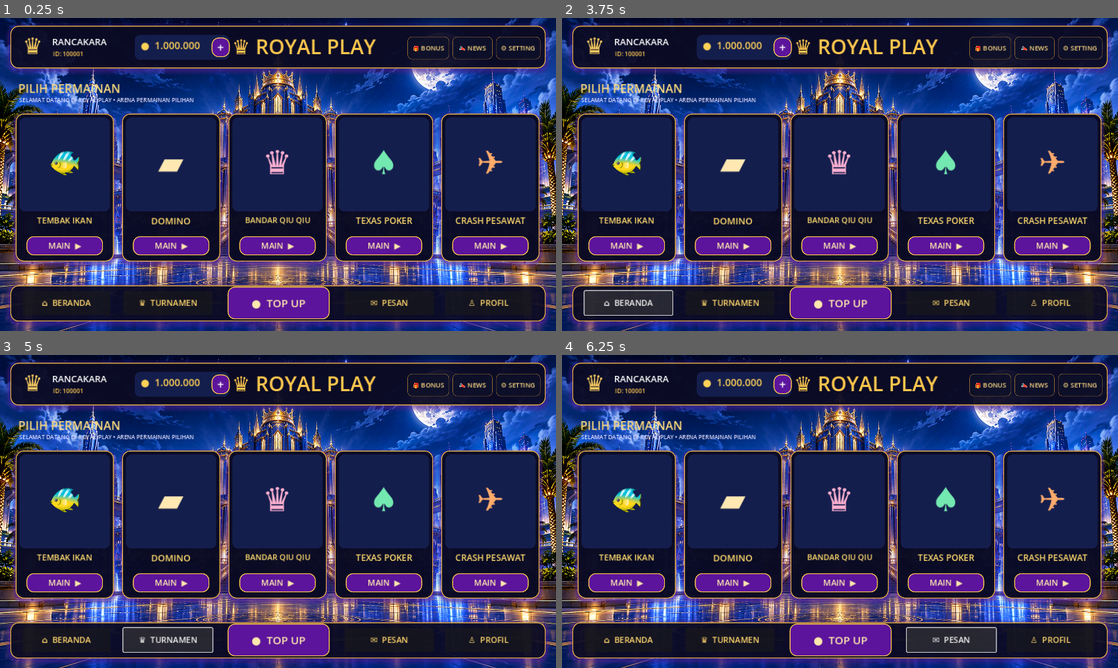
Above: before the commit, frames 1-4 (two rows, left to right).
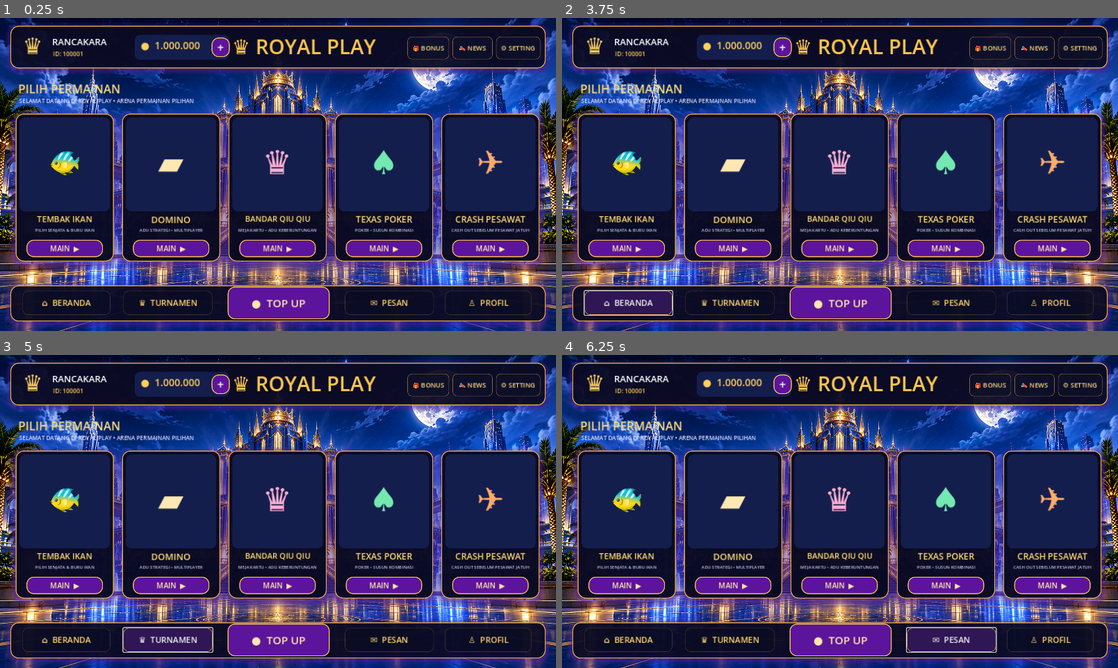
Above: after the commit, the same moments.

Repository: RancakaraGames/Gta-clone
Game: Godot game, scene res://scenes/Lobby.tscn
Same seed, same stepped clock (60 frames per second), same inputs: the game is played once before the commit and once after it.
Inputs:
- Up to frame 1 (0.25 s): no input
- Up to frame 2 (3.75 s): click "+" at 0.5 s; click "🎁 BONUS" at 1.25 s; click "📣 NEWS" at 2 s; click "MAIN ▶" at 2.75 s; click "⌂ BERANDA" at 3.5 s
- Up to frame 3 (5 s): click "♛ TURNAMEN" at 4.25 s
- Up to frame 4 (6.25 s): click "● TOP UP" at 5 s; click "✉ PESAN" at 5.75 s

The runs differ from the first frame. In frame 1, 5.4% of the frame differs, in the area x 1-99%, y 21-95%; in frame 2, 6.5%; in frame 3, 6.5%; in frame 4, 6.5%.

Commit message:
Polish lobby cards and navigation styling

Diff:
--- a/scenes/Lobby.tscn
+++ b/scenes/Lobby.tscn
@@ -29,8 +29,8 @@
 corner_radius_bottom_right = 18
 corner_radius_bottom_left = 18
 shadow_color = Color(0.30, 0.12, 0.60, 0.65)
-shadow_size = 10
-shadow_offset = Vector2(0, 5)
+shadow_size = 16
+shadow_offset = Vector2(0, 6)
 
 [sub_resource type="StyleBoxFlat" id="StyleBox_button"]
 bg_color = Color(0.36, 0.08, 0.61, 1)
@@ -88,6 +88,31 @@
 corner_radius_bottom_right = 10
 corner_radius_bottom_left = 10
 
+
+[sub_resource type="StyleBoxFlat" id="StyleBox_nav"]
+bg_color = Color(0.035, 0.045, 0.13, 0.55)
+border_width_left = 1
+border_width_top = 1
+border_width_right = 1
+border_width_bottom = 1
+border_color = Color(0.55, 0.39, 0.18, 0.45)
+corner_radius_top_left = 12
+corner_radius_top_right = 12
+corner_radius_bottom_right = 12
+corner_radius_bottom_left = 12
+
+[sub_resource type="StyleBoxFlat" id="StyleBox_nav_hover"]
+bg_color = Color(0.19, 0.09, 0.34, 0.96)
+border_width_left = 1
+border_width_top = 1
+border_width_right = 1
+border_width_bottom = 1
+border_color = Color(1, 0.78, 0.32, 0.95)
+corner_radius_top_left = 12
+corner_radius_top_right = 12
+corner_radius_bottom_right = 12
+corner_radius_bottom_left = 12
+
 [node name="Lobby" type="Control"]
 layout_mode = 3
 anchors_preset = 15
@@ -216,18 +241,18 @@
 
 [node name="SectionTitle" type="Label" parent="."]
 offset_left = 42.0
-offset_top = 142.0
+offset_top = 143.0
 offset_right = 600.0
-offset_bottom = 182.0
+offset_bottom = 180.0
 theme_override_colors/font_color = Color(1, 0.86, 0.48, 1)
 theme_override_font_sizes/font_size = 27
 text = "PILIH PERMAINAN"
 
 [node name="SectionSubtitle" type="Label" parent="."]
 offset_left = 44.0
-offset_top = 179.0
+offset_top = 181.0
 offset_right = 800.0
-offset_bottom = 204.0
+offset_bottom = 202.0
 theme_override_colors/font_color = Color(0.91, 0.88, 1, 1)
 theme_override_font_sizes/font_size = 13
 text = "SELAMAT DATANG DI ROYAL PLAY • ARENA PERMAINAN PILIHAN"
@@ -265,21 +290,30 @@
 
 [node name="Title" type="Label" parent="GameContainer/FishingCard"]
 offset_left = 10.0
-offset_top = 232.0
+offset_top = 229.0
 offset_right = 216.0
-offset_bottom = 267.0
+offset_bottom =  258.0
 theme_override_colors/font_color = Color(1, 0.86, 0.43, 1)
 theme_override_font_sizes/font_size = 19
 text = "TEMBAK IKAN"
 horizontal_alignment = 1
 
+[node name="Subtitle" type="Label" parent="GameContainer/FishingCard"]
+offset_left = 8.0
+offset_top = 260.0
+offset_right = 218.0
+offset_bottom = 282.0
+theme_override_colors/font_color = Color(0.76, 0.78, 0.90, 1)
+theme_override_font_sizes/font_size = 10
+text = "PILIH SENJATA & BURU IKAN"
+horizontal_alignment = 1
 [node name="PlayButton" type="Button" parent="GameContainer/FishingCard"]
 offset_left = 25.0
-offset_top = 282.0
+offset_top = 290.0
 offset_right = 201.0
-offset_bottom = 326.0
+offset_bottom = 330.0
 theme_override_colors/font_color = Color(1, 0.91, 0.68, 1)
-theme_override_font_sizes/font_size = 19
+theme_override_font_sizes/font_size = 17
 theme_override_styles/normal = SubResource("StyleBox_button")
 theme_override_styles/hover = SubResource("StyleBox_button_hover")
 theme_override_styles/pressed = SubResource("StyleBox_button")
@@ -312,21 +346,30 @@
 
 [node name="Title" type="Label" parent="GameContainer/DominoCard"]
 offset_left = 10.0
-offset_top = 232.0
+offset_top = 229.0
 offset_right = 216.0
-offset_bottom = 267.0
+offset_bottom =  258.0
 theme_override_colors/font_color = Color(1, 0.86, 0.43, 1)
 theme_override_font_sizes/font_size = 21
 text = "DOMINO"
 horizontal_alignment = 1
 
+[node name="Subtitle" type="Label" parent="GameContainer/DominoCard"]
+offset_left = 8.0
+offset_top = 260.0
+offset_right = 218.0
+offset_bottom = 282.0
+theme_override_colors/font_color = Color(0.76, 0.78, 0.90, 1)
+theme_override_font_sizes/font_size = 10
+text = "ADU STRATEGI • MULTIPLAYER"
+horizontal_alignment = 1
 [node name="PlayButton" type="Button" parent="GameContainer/DominoCard"]
 offset_left = 25.0
-offset_top = 282.0
+offset_top = 290.0
 offset_right = 201.0
-offset_bottom = 326.0
+offset_bottom = 330.0
 theme_override_colors/font_color = Color(1, 0.91, 0.68, 1)
-theme_override_font_sizes/font_size = 19
+theme_override_font_sizes/font_size = 17
 theme_override_styles/normal = SubResource("StyleBox_button")
 theme_override_styles/hover = SubResource("StyleBox_button_hover")
 text = "MAIN  ▶"
@@ -358,21 +401,30 @@
 
 [node name="Title" type="Label" parent="GameContainer/QiuQiuCard"]
 offset_left = 5.0
-offset_top = 232.0
+offset_top = 229.0
 offset_right = 221.0
-offset_bottom = 267.0
+offset_bottom =  258.0
 theme_override_colors/font_color = Color(1, 0.86, 0.43, 1)
 theme_override_font_sizes/font_size = 18
 text = "BANDAR QIU QIU"
 horizontal_alignment = 1
 
+[node name="Subtitle" type="Label" parent="GameContainer/QiuQiuCard"]
+offset_left = 8.0
+offset_top = 260.0
+offset_right = 218.0
+offset_bottom = 282.0
+theme_override_colors/font_color = Color(0.76, 0.78, 0.90, 1)
+theme_override_font_sizes/font_size = 10
+text = "MEJA KARTU • ADU KEBERUNTUNGAN"
+horizontal_alignment = 1
 [node name="PlayButton" type="Button" parent="GameContainer/QiuQiuCard"]
 offset_left = 25.0
-offset_top = 282.0
+offset_top = 290.0
 offset_right = 201.0
-offset_bottom = 326.0
+offset_bottom = 330.0
 theme_override_colors/font_color = Color(1, 0.91, 0.68, 1)
-theme_override_font_sizes/font_size = 19
+theme_override_font_sizes/font_size = 17
 theme_override_styles/normal = SubResource("StyleBox_button")
 theme_override_styles/hover = SubResource("StyleBox_button_hover")
 text = "MAIN  ▶"
@@ -404,21 +456,30 @@
 
 [node name="Title" type="Label" parent="GameContainer/TexasCard"]
 offset_left = 10.0
-offset_top = 232.0
+offset_top = 229.0
 offset_right = 216.0
-offset_bottom = 267.0
+offset_bottom =  258.0
 theme_override_colors/font_color = Color(1, 0.86, 0.43, 1)
 theme_override_font_sizes/font_size = 20
 text = "TEXAS POKER"
 horizontal_alignment = 1
 
+[node name="Subtitle" type="Label" parent="GameContainer/TexasCard"]
+offset_left = 8.0
+offset_top = 260.0
+offset_right = 218.0
+offset_bottom = 282.0
+theme_override_colors/font_color = Color(0.76, 0.78, 0.90, 1)
+theme_override_font_sizes/font_size = 10
+text = "POKER • SUSUN KOMBINASI"
+horizontal_alignment = 1
 [node name="PlayButton" type="Button" parent="GameContainer/TexasCard"]
 offset_left = 25.0
-offset_top = 282.0
+offset_top = 290.0
 offset_right = 201.0
-offset_bottom = 326.0
+offset_bottom = 330.0
 theme_override_colors/font_color = Color(1, 0.91, 0.68, 1)
-theme_override_font_sizes/font_size = 19
+theme_override_font_sizes/font_size = 17
 theme_override_styles/normal = SubResource("StyleBox_button")
 theme_override_styles/hover = SubResource("StyleBox_button_hover")
 text = "MAIN  ▶"
@@ -450,21 +511,30 @@
 
 [node name="Title" type="Label" parent="GameContainer/CrashCard"]
 offset_left = 10.0
-offset_top = 232.0
+offset_top = 229.0
 offset_right = 216.0
-offset_bottom = 267.0
+offset_bottom =  258.0
 theme_override_colors/font_color = Color(1, 0.86, 0.43, 1)
 theme_override_font_sizes/font_size = 20
 text = "CRASH PESAWAT"
 horizontal_alignment = 1
 
+[node name="Subtitle" type="Label" parent="GameContainer/CrashCard"]
+offset_left = 8.0
+offset_top = 260.0
+offset_right = 218.0
+offset_bottom = 282.0
+theme_override_colors/font_color = Color(0.76, 0.78, 0.90, 1)
+theme_override_font_sizes/font_size = 10
+text = "CASH OUT SEBELUM PESAWAT JATUH"
+horizontal_alignment = 1
 [node name="PlayButton" type="Button" parent="GameContainer/CrashCard"]
 offset_left = 25.0
-offset_top = 282.0
+offset_top = 290.0
 offset_right = 201.0
-offset_bottom = 326.0
+offset_bottom = 330.0
 theme_override_colors/font_color = Color(1, 0.91, 0.68, 1)
-theme_override_font_sizes/font_size = 19
+theme_override_font_sizes/font_size = 17
 theme_override_styles/normal = SubResource("StyleBox_button")
 theme_override_styles/hover = SubResource("StyleBox_button_hover")
 text = "MAIN  ▶"
@@ -485,6 +555,9 @@
 theme_override_font_sizes/font_size = 19
 text = "⌂  BERANDA"
 
+theme_override_styles/normal = SubResource("StyleBox_nav")
+theme_override_styles/hover = SubResource("StyleBox_nav_hover")
+theme_override_styles/pressed = SubResource("StyleBox_nav")
 [node name="TournamentButton" type="Button" parent="BottomNavigation"]
 offset_left = 260.0
 offset_top = 13.0
@@ -494,6 +567,9 @@
 theme_override_font_sizes/font_size = 19
 text = "♛  TURNAMEN"
 
+theme_override_styles/normal = SubResource("StyleBox_nav")
+theme_override_styles/hover = SubResource("StyleBox_nav_hover")
+theme_override_styles/pressed = SubResource("StyleBox_nav")
 [node name="TopUpButton" type="Button" parent="BottomNavigation"]
 offset_left = 500.0
 offset_top = 3.0
@@ -514,6 +590,9 @@
 theme_override_font_sizes/font_size = 19
 text = "✉  PESAN"
 
+theme_override_styles/normal = SubResource("StyleBox_nav")
+theme_override_styles/hover = SubResource("StyleBox_nav_hover")
+theme_override_styles/pressed = SubResource("StyleBox_nav")
 [node name="ProfileButton" type="Button" parent="BottomNavigation"]
 offset_left = 1000.0
 offset_top = 13.0
@@ -522,3 +601,7 @@
 theme_override_colors/font_color = Color(1, 0.84, 0.43, 1)
 theme_override_font_sizes/font_size = 19
 text = "♙  PROFIL"
+
+theme_override_styles/normal = SubResource("StyleBox_nav")
+theme_override_styles/hover = SubResource("StyleBox_nav_hover")
+theme_override_styles/pressed = SubResource("StyleBox_nav")
